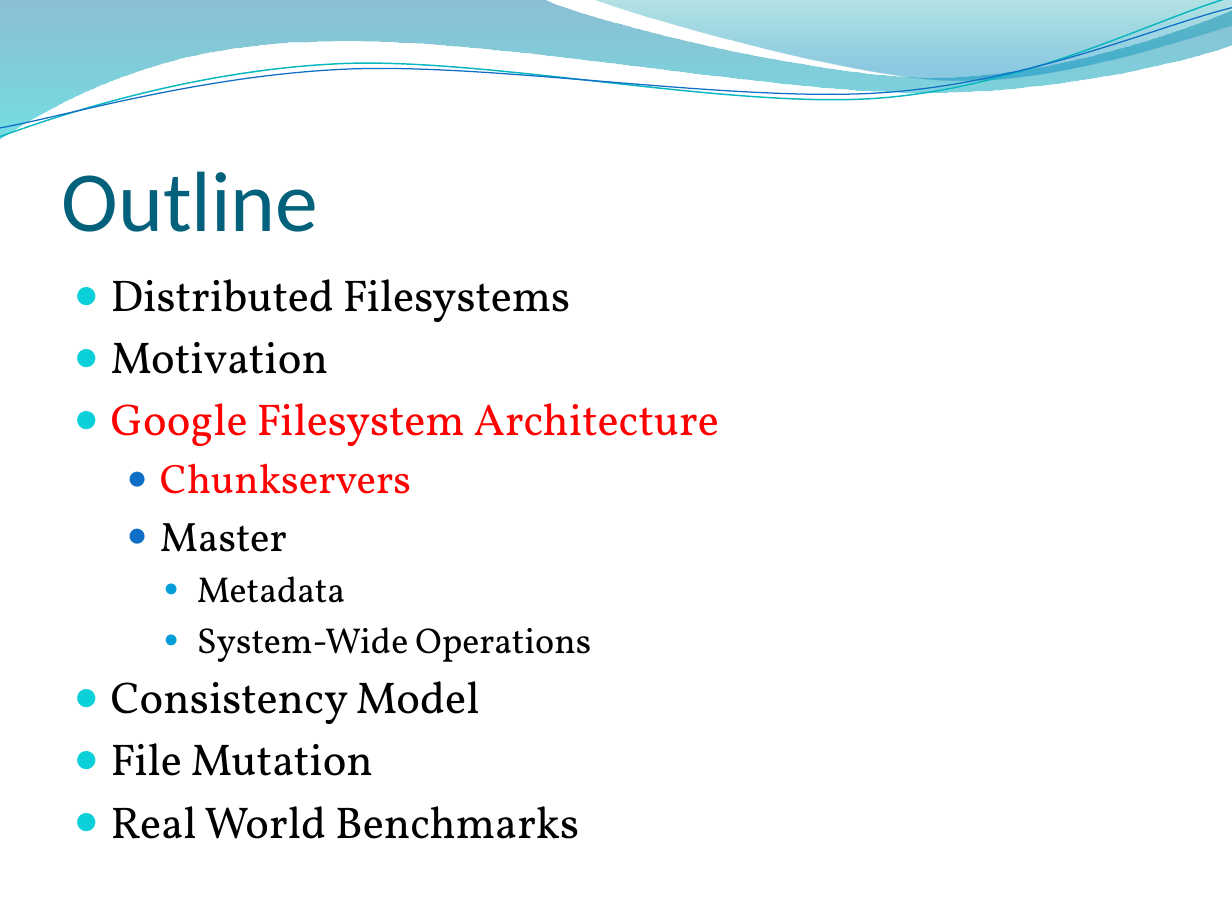
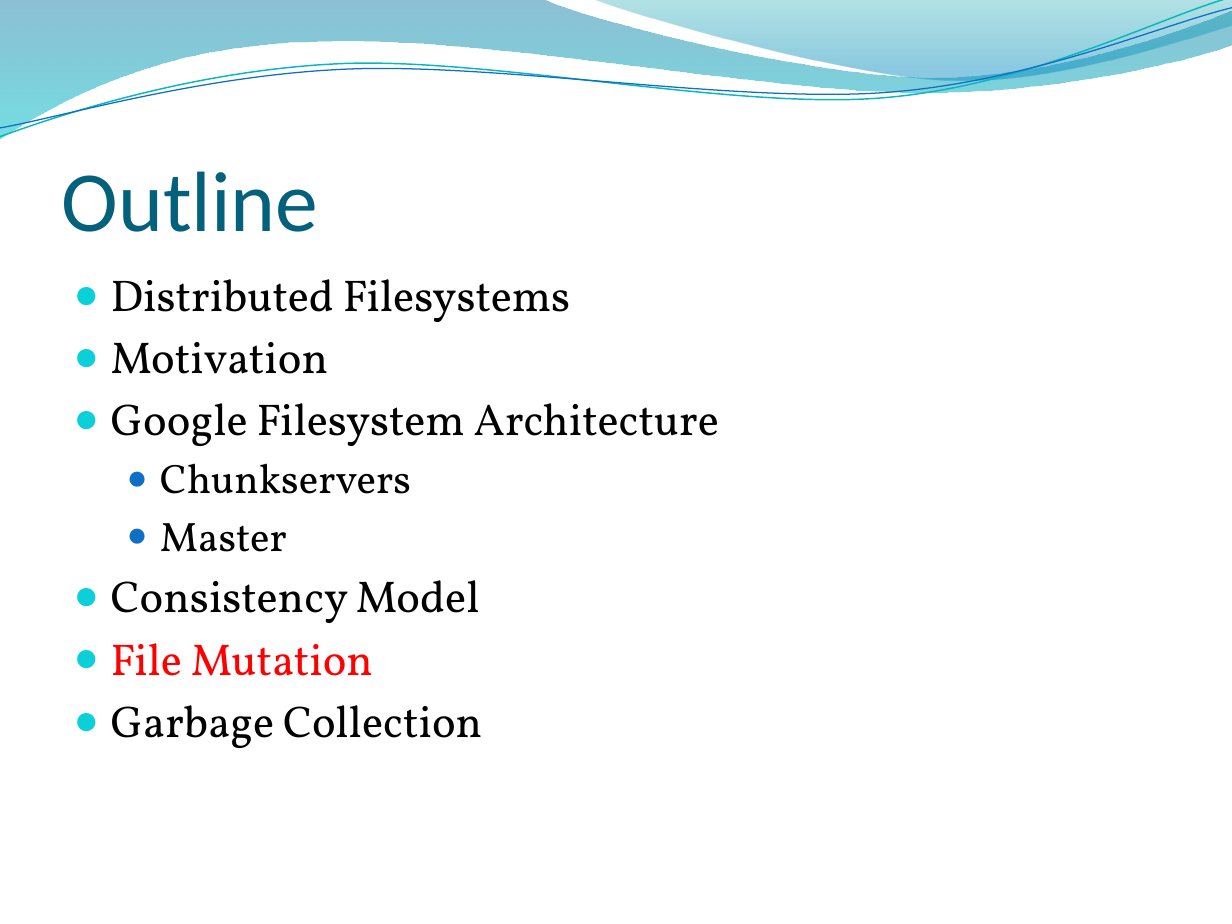
Before and after one commit to edvelezg/unb-os, a slide deck: slide 21 of google-fs/google-fs.pptx (slide 10 before the commit). Drawn at 1232x924 pixels with LibreOffice and Linux fonts; fonts in the diff are those of the drawing; background and template pictures are left out. Boxes give left, top, right and bottom in pixels: in the first picture for what was removed or moved away, otherwise in the second. Text is boxed around its words. In the diff, an @@ line names an element or a change of style, - is before the commit and + after.

```diff
--- a/google-fs/google-fs.pptx
+++ b/google-fs/google-fs.pptx
@@ text at (111,403,719,676): text colour #FF0000 to #000000 in "Google Filesystem Architecture", "Chunkservers"; text colour #000000 to #FF0000 in "File Mutation" @@
@@ text at (197,576,591,662): paragraphs removed @@
-    ● Metadata
-    ● System-Wide Operations
@@ text at (111,705,482,748): text changed @@
-● Real World Benchmarks
+● Garbage Collection
```
Also in this commit, not shown: 12 other slides changed, 2 slides added, 4 slides removed.
